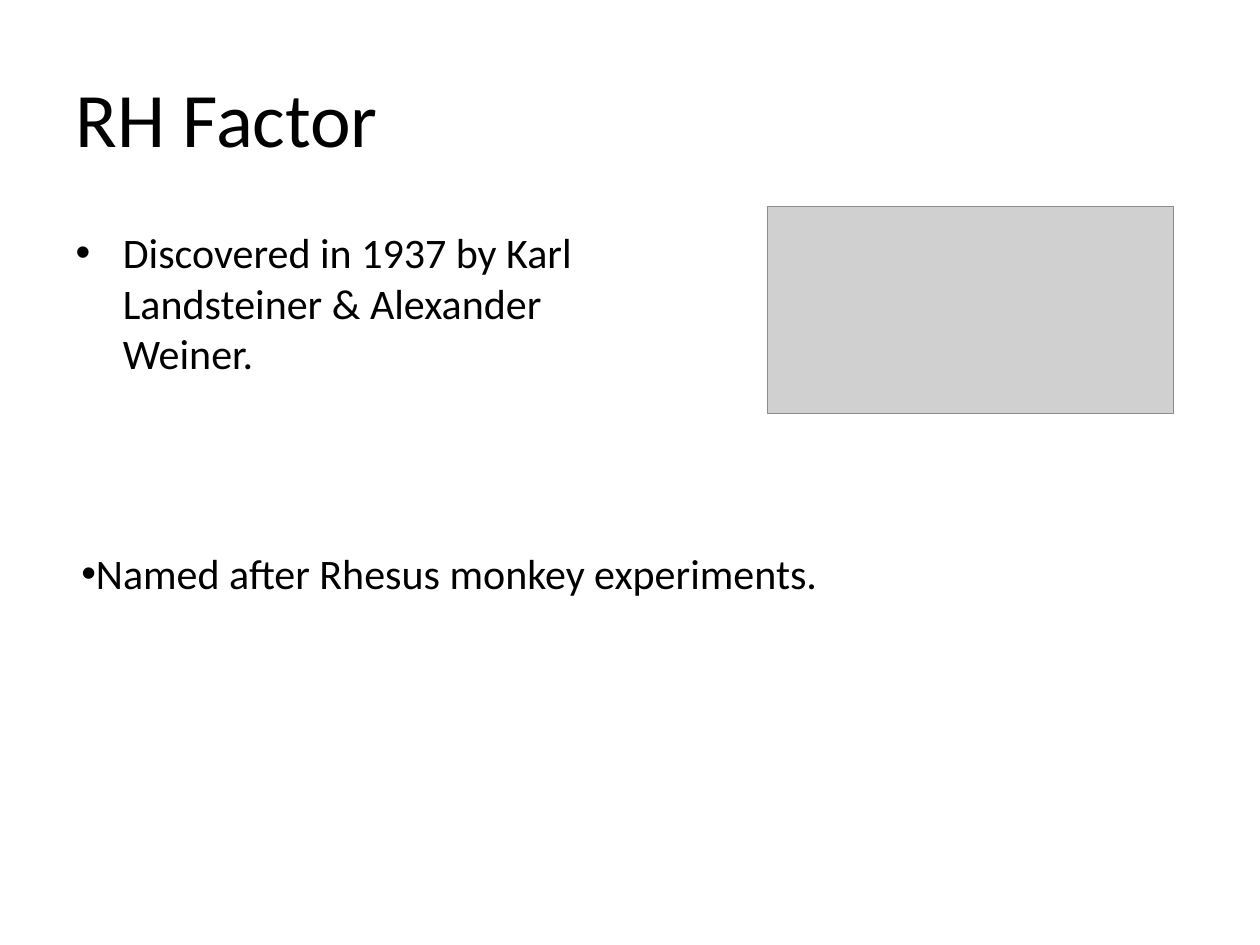
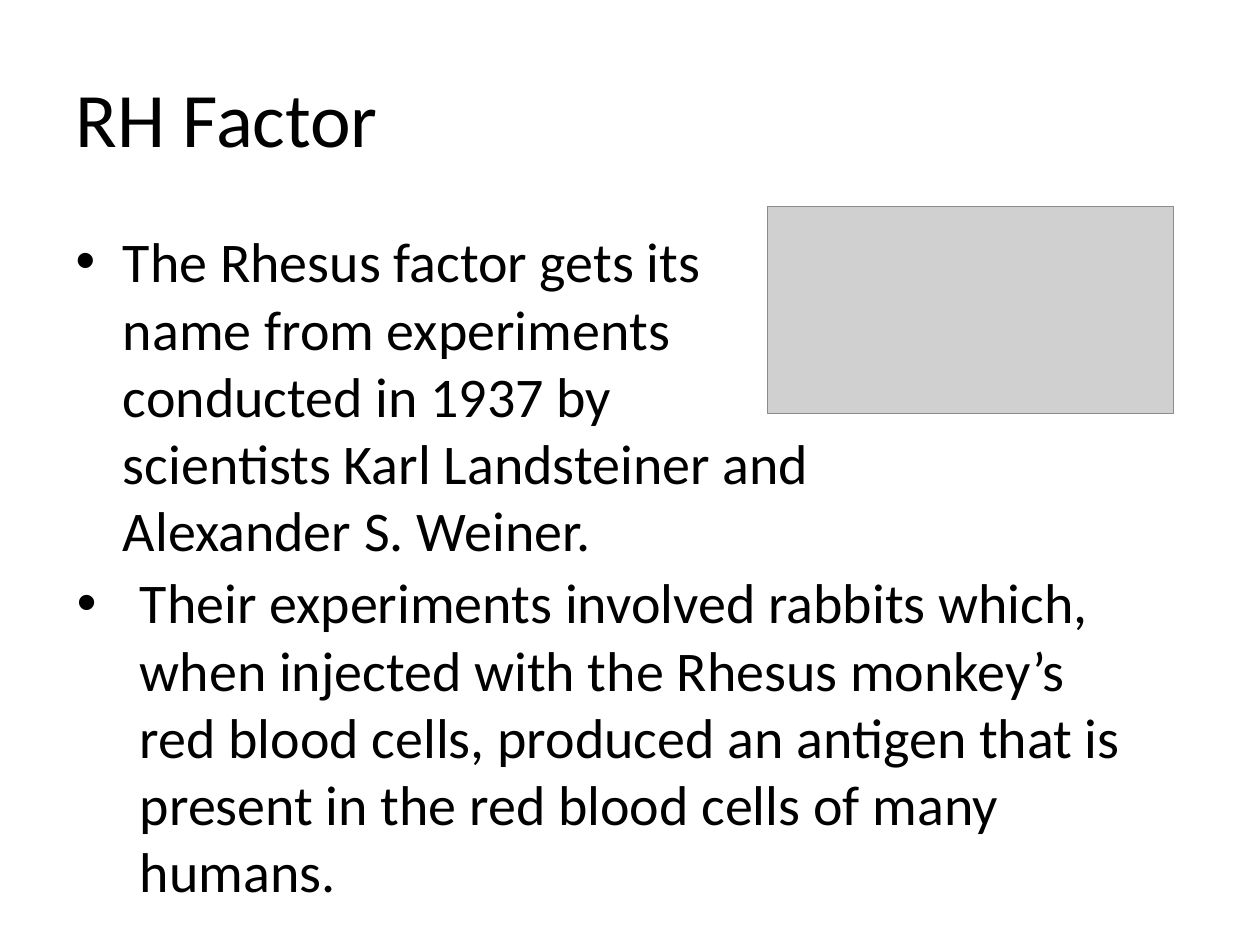
Before and after one commit to wahlanglarisa/springboot_practice, a slide deck: slide 2 of Rh Incompatibility.pptx. Drawn at 1260x945 pixels with LibreOffice and Linux fonts; fonts in the diff are those of the drawing; grey boxes stand for pictures. Boxes give left, top, right and bottom in pixels: in the first picture for what was removed or moved away, otherwise in the second. Text is boxed around its words. In the diff, an @@ line names an element or a change of style, - is before the commit and + after.

```diff
--- a/Rh Incompatibility.pptx
+++ b/Rh Incompatibility.pptx
@@ text at box(123, 243, 808, 552): text changed; size 24 to 32 pt @@
-• Discovered in 1937 by Karl Landsteiner & Alexander Weiner.
+• The Rhesus factor gets its name from experiments conducted in 1937 by scientists Karl Landsteiner and Alexander S. Weiner.
@@ text removed at box(96, 559, 817, 596) @@
-• Named after Rhesus monkey experiments.
@@ text added at box(140, 584, 1120, 893), 32 pt, text #000000 @@
+• Their experiments involved rabbits which, when injected with the Rhesus monkey’s red blood cells, produced an antigen that is present in the red blood cells of many humans.
```
Also in this commit, not shown: 4 other slides changed, 3 slides added, 9 other files.
